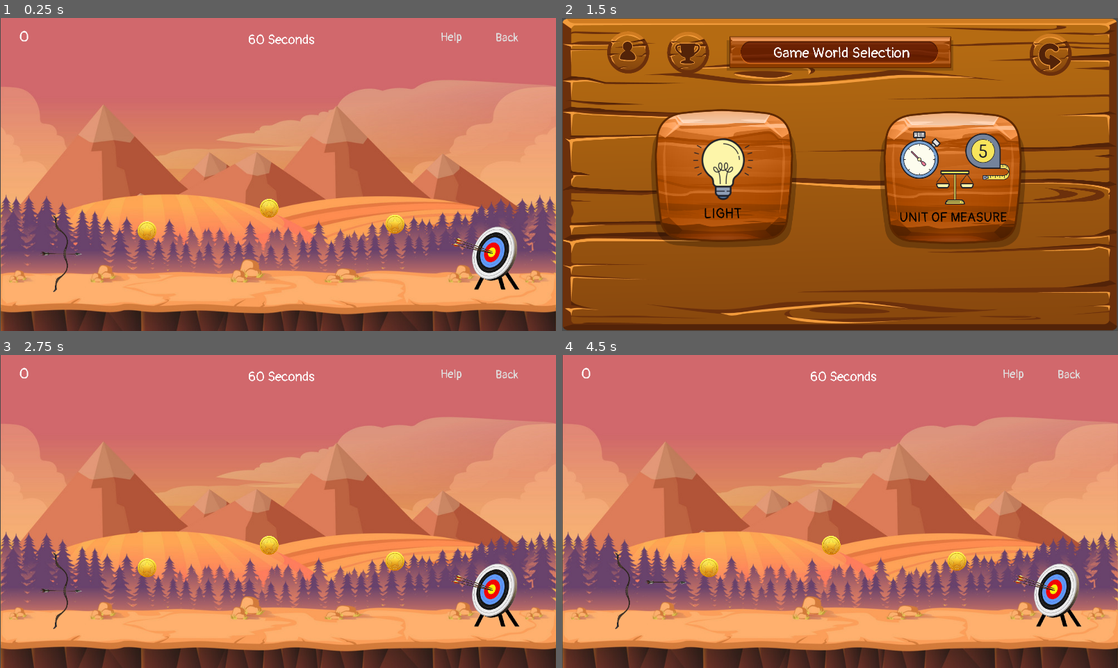
Above: before the commit, frames 1-4 (two rows, left to right).
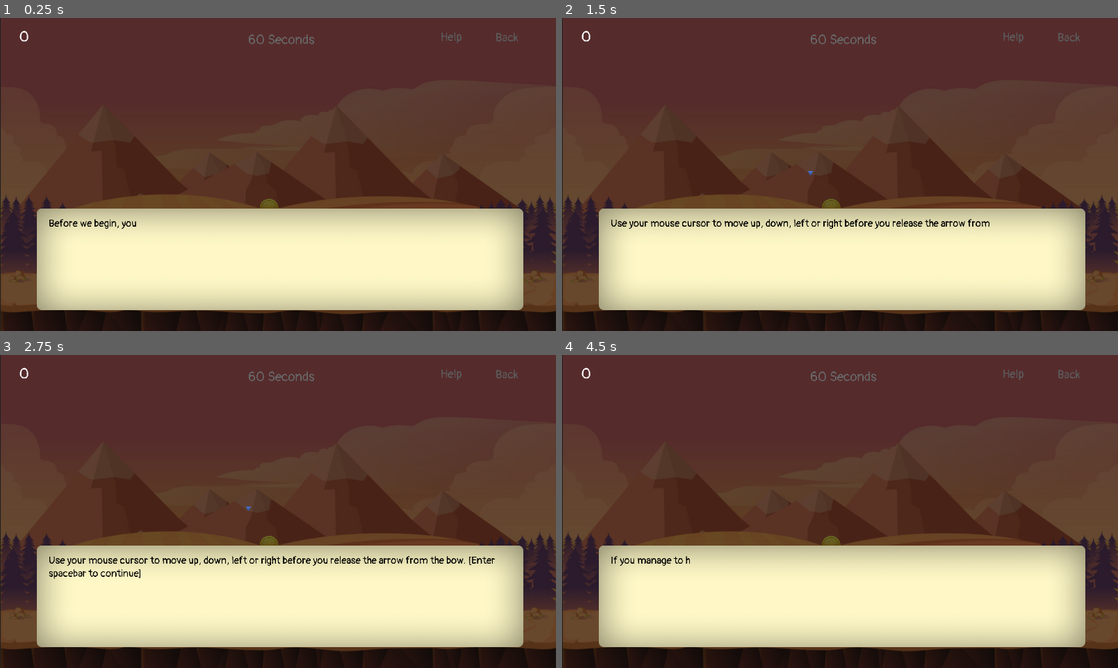
Above: after the commit, the same moments.

Repository: ChunFei96/Godot-PhysicLab
Game: Godot game, scene res://MainLevels/Mass/Level2/Level2.tscn
Two runs of this game, one before a commit and one after it. Both use one fixed random seed, a clock stepped at 60 frames per second and the inputs below. This scene is started directly instead of the project's main scene. Sound files missing from this copy of the repository are replaced by a short silence.
Inputs (mouse positions are in pixels of both pictures, inside the frame that each line leads up to):
- Up to frame 1 (0.25 s): no input
- Up to frame 2 (1.5 s): tap Enter (ui_accept) at 0.5, 0.77 s; move the mouse to (962, 158) at 0.52 s; click (962, 158) at 0.67 s; click "Back" at 1.25 s
- Up to frame 3 (2.75 s): click (405, 514) at 2 s, where only the run before the commit has a clickable "Units of Measurements and Phy…"
- Up to frame 4 (4.5 s): click "Help" at 2.75 s; click (840, 621) at 3.5 s, where only the run before the commit has a clickable "Noted!"; tap Enter (ui_accept) at 4.25 s; drag from (728, 527) to (1051, 589) at 4.27 s

The runs differ from the first frame. In frame 1, 100% of the frame differs, in the area x 0-100%, y 0-100%; in frame 2, 100%; in frame 3, 100%; in frame 4, 100%.

Commit message:
unhide the elements

Diff:
--- a/MainLevels/Light/Cat/Cat.tscn
+++ b/MainLevels/Light/Cat/Cat.tscn
@@ -89,26 +89,31 @@
 "Cats",
 ] instance=ExtResource( 4 )]
 position = Vector2( 1186.08, 411.571 )
+frame = 1
 
 [node name="Cat2" parent="." groups=[
 "Cats",
 ] instance=ExtResource( 4 )]
 position = Vector2( 608.424, 615.87 )
+frame = 1
 
 [node name="Cat3" parent="." groups=[
 "Cats",
 ] instance=ExtResource( 4 )]
 position = Vector2( 1184.95, 925.684 )
+frame = 1
 
 [node name="Cat4" parent="." groups=[
 "Cats",
 ] instance=ExtResource( 4 )]
 position = Vector2( 145.544, 670.319 )
+frame = 1
 
 [node name="Cat5" parent="." groups=[
 "Cats",
 ] instance=ExtResource( 4 )]
 position = Vector2( 1698.16, 863.837 )
+frame = 1
 
 [node name="Back" type="Button" parent="."]
 margin_left = 1612.3
--- a/MainLevels/Mass/Level2/Level2.tscn
+++ b/MainLevels/Mass/Level2/Level2.tscn
@@ -118,14 +118,12 @@
 margin_bottom = 219.557
 
 [node name="DialogManager" parent="." instance=ExtResource( 6 )]
-visible = false
 margin_left = -4.0
 margin_top = -4.0
 margin_right = 42.0
 margin_bottom = 41.0
 
 [node name="GameOverLayer" parent="." instance=ExtResource( 9 )]
-visible = false
 
 [node name="Score" type="RichTextLabel" parent="."]
 margin_left = 65.0312
--- a/Scenes/Light/Quiz/mainScene.tscn
+++ b/Scenes/Light/Quiz/mainScene.tscn
@@ -28,70 +28,70 @@
 size = 40
 font_data = ExtResource( 13 )
 
-[sub_resource type="StyleBoxTexture" id=31]
-
-[sub_resource type="StyleBoxTexture" id=32]
-
-[sub_resource type="StyleBoxTexture" id=33]
-
-[sub_resource type="DynamicFont" id=34]
+[sub_resource type="StyleBoxTexture" id=6]
+
+[sub_resource type="StyleBoxTexture" id=7]
+
+[sub_resource type="StyleBoxTexture" id=8]
+
+[sub_resource type="DynamicFont" id=9]
 size = 40
 font_data = ExtResource( 13 )
 
-[sub_resource type="StyleBoxTexture" id=6]
-
-[sub_resource type="StyleBoxTexture" id=7]
-
-[sub_resource type="StyleBoxTexture" id=8]
-
-[sub_resource type="StyleBoxTexture" id=9]
-
 [sub_resource type="StyleBoxTexture" id=10]
 
-[sub_resource type="DynamicFont" id=11]
+[sub_resource type="StyleBoxTexture" id=11]
+
+[sub_resource type="StyleBoxTexture" id=12]
+
+[sub_resource type="StyleBoxTexture" id=13]
+
+[sub_resource type="StyleBoxTexture" id=14]
+
+[sub_resource type="DynamicFont" id=15]
 size = 100
 font_data = ExtResource( 13 )
 
-[sub_resource type="StyleBoxTexture" id=12]
-
-[sub_resource type="StyleBoxTexture" id=13]
-
-[sub_resource type="StyleBoxTexture" id=14]
-
-[sub_resource type="StyleBoxTexture" id=15]
-
 [sub_resource type="StyleBoxTexture" id=16]
 
-[sub_resource type="DynamicFont" id=17]
+[sub_resource type="StyleBoxTexture" id=17]
+
+[sub_resource type="StyleBoxTexture" id=18]
+
+[sub_resource type="StyleBoxTexture" id=19]
+
+[sub_resource type="StyleBoxTexture" id=20]
+
+[sub_resource type="DynamicFont" id=21]
 size = 100
 font_data = ExtResource( 13 )
 
-[sub_resource type="DynamicFont" id=18]
+[sub_resource type="DynamicFont" id=22]
 size = 30
 font_data = ExtResource( 13 )
 
-[sub_resource type="Gradient" id=19]
+[sub_resource type="Gradient" id=23]
 colors = PoolColorArray( 0.927734, 0.394715, 0.0905991, 1, 0.908203, 0.0248337, 0.0248337, 1 )
 
-[sub_resource type="GradientTexture" id=20]
-gradient = SubResource( 19 )
-
-[sub_resource type="Curve" id=21]
+[sub_resource type="GradientTexture" id=24]
+gradient = SubResource( 23 )
+
+[sub_resource type="Curve" id=25]
 min_value = -200.0
 max_value = 400.0
 _data = [ Vector2( 0, 400 ), 0.0, 17450.4, 0, 0, Vector2( 0.113122, 83.6364 ), -1937.34, -1937.34, 0, 0, Vector2( 1, -90.9091 ), 137.767, 0.0, 0, 0 ]
 
-[sub_resource type="CurveTexture" id=22]
-curve = SubResource( 21 )
-
-[sub_resource type="Curve" id=23]
+[sub_resource type="CurveTexture" id=26]
+curve = SubResource( 25 )
+
+[sub_resource type="Curve" id=27]
 max_value = 2.5
 _data = [ Vector2( 0.00226244, 2.46591 ), 0.0, 0.0, 0, 0, Vector2( 1, 0.738636 ), 0.0, 0.0, 0, 0 ]
 
-[sub_resource type="CurveTexture" id=24]
-curve = SubResource( 23 )
-
-[sub_resource type="ParticlesMaterial" id=25]
+[sub_resource type="CurveTexture" id=28]
+curve = SubResource( 27 )
+
+[sub_resource type="ParticlesMaterial" id=29]
 emission_shape = 1
 emission_sphere_radius = 2.0
 flag_disable_z = true
@@ -255,24 +255,21 @@
 [node name="questionHolder" parent="." instance=ExtResource( 6 )]
 
 [node name="DialogManager" parent="." instance=ExtResource( 7 )]
-visible = false
 
 [node name="TimerManager" parent="." instance=ExtResource( 2 )]
-visible = false
 margin_left = 901.0
 margin_top = 41.0
 margin_right = 1101.0
 margin_bottom = 241.0
 
 [node name="GameOverLayer" parent="." instance=ExtResource( 8 )]
-visible = false
 
 [node name="Score" type="RichTextLabel" parent="."]
 margin_left = 110.105
 margin_top = 55.1049
 margin_right = 310.105
 margin_bottom = 115.105
-custom_fonts/normal_font = SubResource( 18 )
+custom_fonts/normal_font = SubResource( 22 )
 __meta__ = {
 "_edit_use_anchors_": false
 }
Not shown: 4 places in MainLevels/Light/Cat/Cat.tscn that only renumber resources
Not shown: 7 places in Scenes/Light/Quiz/mainScene.tscn that only renumber resources
